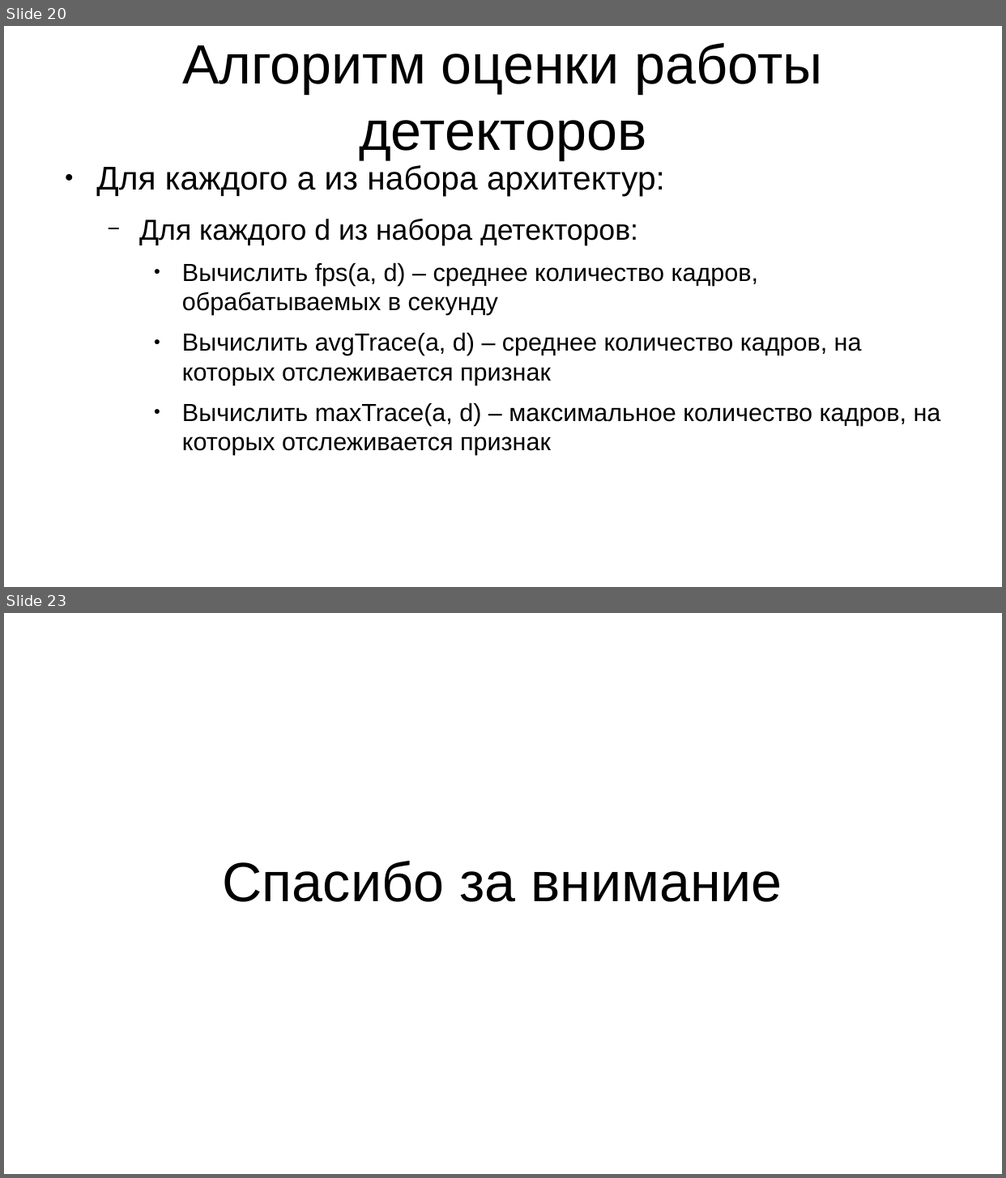
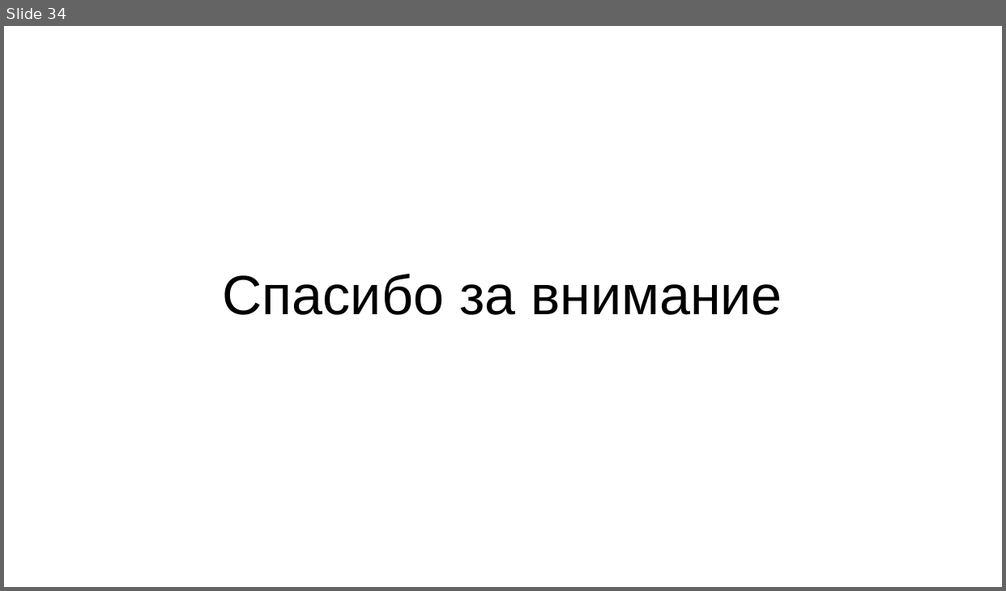
Before and after one commit to daniel-95/diploma, a slide deck: диплом/вкр.pptx. Shown one above the other, each under a label of ours: slides 20 and 23 before the commit, slide 34 after it; the slides between them are not shown. The pictures are 1006x1178 and 1006x591 pixels, drawn with LibreOffice and Linux fonts; fonts in the diff are those of the drawing. Boxes give left, top, right and bottom in pixels: in the first picture for what was removed or moved away, otherwise in the second. Text is boxed around its words. In the diff, an @@ line names an element or a change of style, - is before the commit and + after.

```diff
--- a/диплом/вкр.pptx
+++ b/диплом/вкр.pptx
@@ slide 20 removed at bbox=[4, 26, 1002, 587], background #FFFFFF @@
@@ text removed at bbox=[182, 43, 823, 160] @@
-Алгоритм оценки работы детекторов
@@ text removed at bbox=[96, 165, 941, 455] @@
-● Для каждого a из набора архитектур:
-  − Для каждого d из набора детекторов:
-    ● Вычислить fps(a, d) – среднее количество кадров, обрабатываемых в секунду
-    ● Вычислить avgTrace(a, d) – среднее количество кадров, на которых отслеживается признак
-    ● Вычислить maxTrace(a, d) – максимальное количество кадров, на которых отслеживается признак
@@ what was slide 23 is now slide 34 @@
```
Also in this commit, not shown: 4 slides changed, 13 slides added, 1 other slide removed, 1 other file.
